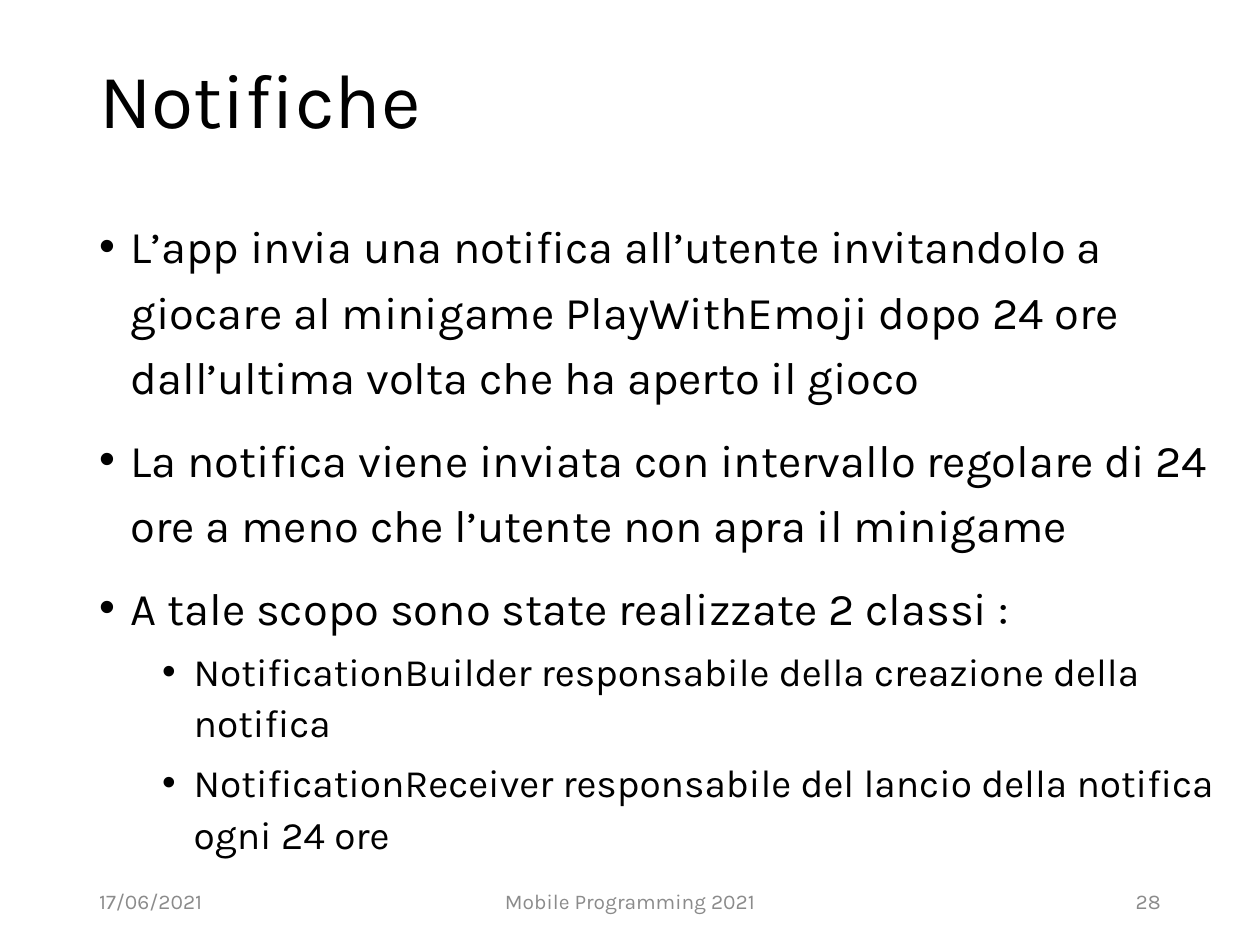
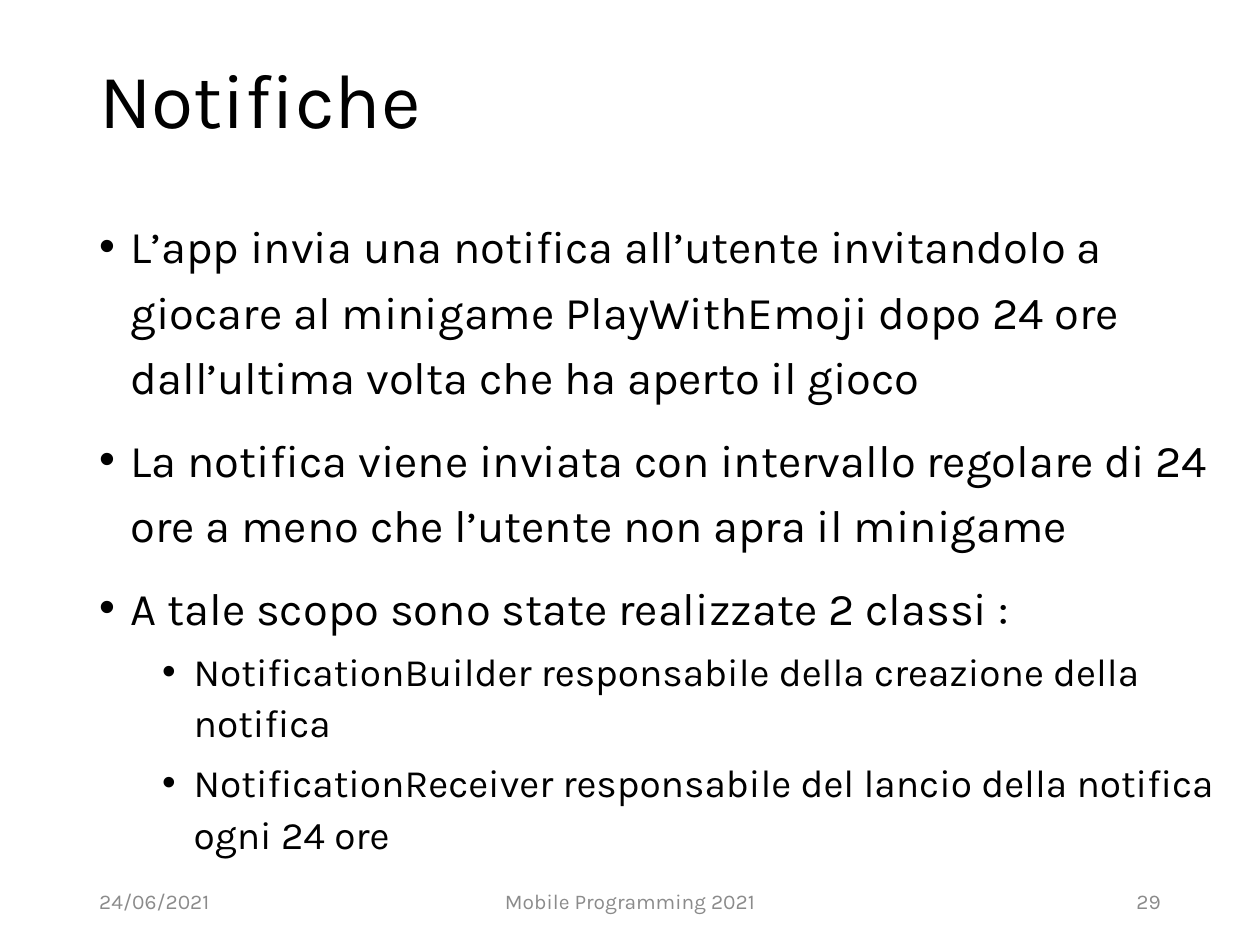
Before and after one commit to matteociccaglione/DigitalTextSuite, a slide deck: slide 29 of Slide/DigitalInkMiniGameNotifiche.pptx (slide 28 before the commit). Drawn at 1260x945 pixels with LibreOffice and Linux fonts; fonts in the diff are those of the drawing; background and template pictures are left out. Boxes give left, top, right and bottom in pixels: in the first picture for what was removed or moved away, otherwise in the second. Text is boxed around its words. In the diff, an @@ line names an element or a change of style, - is before the commit and + after.

```diff
--- a/Slide/DigitalInkMiniGameNotifiche.pptx
+++ b/Slide/DigitalInkMiniGameNotifiche.pptx
@@ text at bbox=[99, 894, 209, 911]: text changed @@
-17/06/2021
+24/06/2021
@@ page number at bbox=[1136, 895, 1160, 909]: text changed @@
-28
+29
```
Also in this commit, not shown: 27 other slides changed, 1 slide added.
